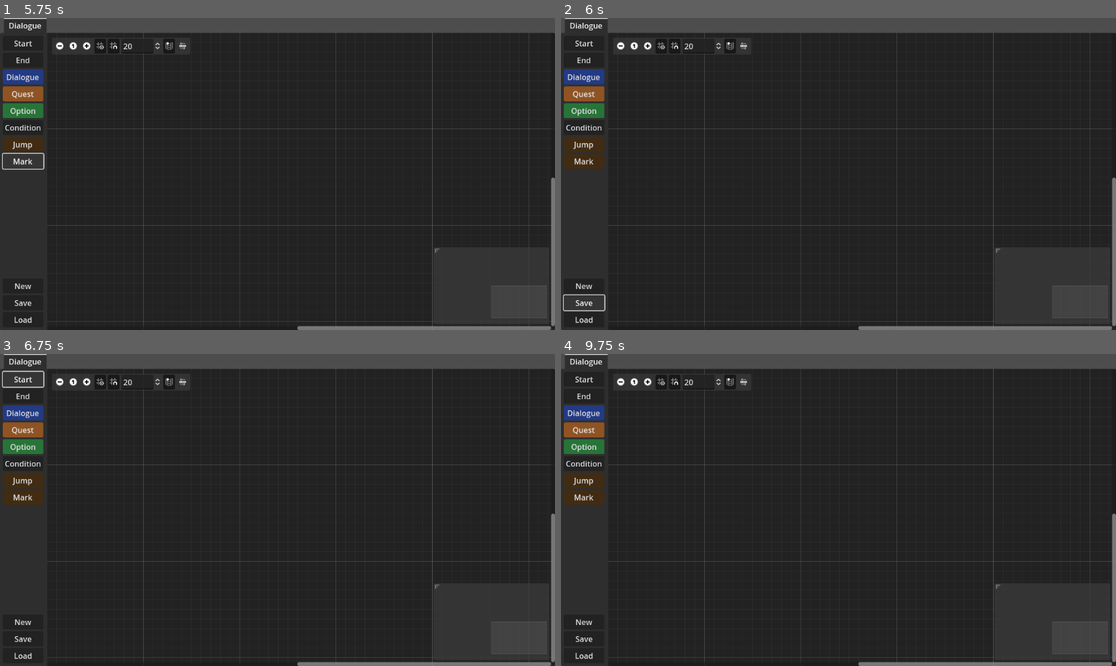
Above: before the commit, frames 1-4 (two rows, left to right).
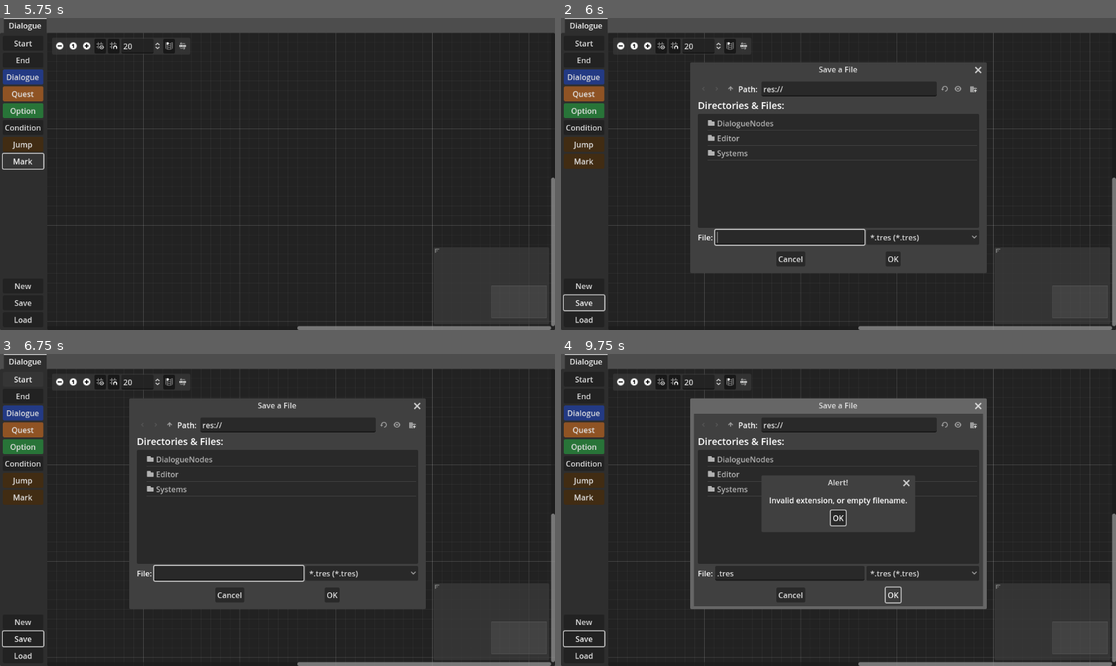
Above: after the commit, the same moments.

Repository: Zokerus/3DRPG_Editor
Game: Godot game, scene res://main.tscn
Two runs of this game, one before a commit and one after it. Both use one fixed random seed, a clock stepped at 60 frames per second and the inputs below.
Inputs (mouse positions are in pixels of both pictures, inside the frame that each line leads up to):
- Up to frame 1 (5.75 s): click "End" at 0.5 s; click "Dialogue" at 1.25 s; click "Quest" at 2 s; click "Option" at 2.75 s; click "Condition" at 3.5 s; click "Jump" at 4.25 s; click "Mark" at 5 s
- Up to frame 2 (6 s): click "Save" at 5.75 s
- Up to frame 3 (6.75 s): click "Start" at 6.5 s
- Up to frame 4 (9.75 s): click "Start" at 7.25 s; click "New" at 8 s; click "New" at 8.75 s; click (894, 594) at 9.5 s, where only the run after the commit has a clickable "OK"

Frame 1 is identical in both runs. In frame 2, 13% of the frame differs, in the area x 23-77%, y 14-82%; in frame 3, 13%; in frame 4, 18%, in the area x 0-77%, y 14-94%.
Error before the commit: Invalid access to property or key 'close_request' on a base object of type 'GraphNode (GNode)'. (res://Editor/DialogueScript.gd:29)
Error after the commit: Invalid access to property or key 'close_request' on a base object of type 'GraphNode (GNode)'. (res://Editor/DialogueScript.gd:30)

Commit message:
Added file dialogue resource
- added comments
- added save dialogue data to resource and file
- added relative offset to initial position of graph nodes

Diff:
--- a/Editor/DialogueScript.gd
+++ b/Editor/DialogueScript.gd
@@ -15,35 +15,99 @@
 "Start" : preload("res://DialogueNodes/StartNode.tscn") }
 
 var dialogue : Dialogue
-var node_index : int
 
+## GraphNodes pressed event connected to one generic method with one parameter (button name)
 func _ready():
 	for button in get_tree().get_nodes_in_group("NodeButtons"):
 		button.connect("pressed",  Callable(self, "_on_node_buttons_pressed").bind(button.name))
 
+##Add graph node to the editor based on the button name
 func _on_node_buttons_pressed(button_name : String):
-	add_node_to_graph(graph_nodes[button_name].instantiate(), Vector2(100,100))
+	add_node_to_graph(graph_nodes[button_name].instantiate(), graph_edit.scroll_offset + Vector2(100,100))
 
 func add_node_to_graph(node : GraphNode, offset : Vector2, name_overwrite : bool = true):
-	node.position_offset = offset
-	node.close_request.connect(_on_node_close_request.bind(node))
+	node.position_offset = offset	## position offset of the initialize position, so the nodes is not create in the left upper corner
+	node.close_request.connect(_on_node_close_request.bind(node))	##
 	if name_overwrite:
-		node.name = node.name + str(node_index)
+		node.name = node.name + str(get_tree().get_nodes_in_group(node.get_groups()[0]).size()) ##rename the graph node based on the former node name and the number of existing nodes of that type, to create unique names
 	graph_edit.add_child(node)
-	node_index = node_index + 1
 
+## delete/close the given node
 func _on_node_close_request(node : GraphNode):
+	##delete all connections the node has
 	for connection in graph_edit.get_connection_list():
 		if connection["from"] == node.name || connection["to"] == node.name:
 			graph_edit.disconnect_node(connection["from"], connection["from_port"], connection["to"], connection["to_port"])
 	node.queue_free()
 
+## delete alle node in the given array
 func _on_graph_edit_delete_nodes_request(nodes):
 	for node in nodes:
 		_on_node_close_request(node)
 
+## connect the nodes based on the parameter
 func _on_graph_edit_disconnection_request(from_node, from_port, to_node, to_port):
 	graph_edit.disconnect_node(from_node, from_port, to_node, to_port)
 
+## disconnect the nodes based on the parameter
 func _on_graph_edit_connection_request(from_node, from_port, to_node, to_port):
 	graph_edit.connect_node(from_node, from_port, to_node, to_port)
+
+## delete all nodes and clear the dialogue for clean working area
+func _on_new_pressed():
+	dialogue = Dialogue.new()
+	_on_graph_edit_delete_nodes_request(graph_edit.get_children())
+
+## save the created graph/dialogue
+func _on_save_pressed():
+	file_dialog.file_mode = file_dialog.FILE_MODE_SAVE_FILE
+	file_dialog.access = file_dialog.ACCESS_RESOURCES
+	file_dialog.popup_centered()
+
+func _on_file_dialog_file_selected(path):
+	if file_dialog.file_mode == file_dialog.FILE_MODE_SAVE_FILE:	## Save a file
+		save_data(path)
+	else:	## Load a file
+		pass
+
+func save_data(file_path : String):
+	if !dialogue:
+		dialogue = Dialogue.new()
+	dialogue.data.clear()
+
+	for node in graph_edit.get_children():
+		#Node Creation
+		var dialog_node = {}
+		dialog_node["id"] = node.name
+		dialog_node["type"] = node.title
+
+		#Node Text
+		dialog_node["text"] = (node.find_child("TextEdit").text).split("\n")
+
+		#Visual Offset, only for GraphEdit
+		dialog_node["offset_x"] = node.position_offset.x
+		dialog_node["offset_y"] = node.position_offset.y
+
+		#Connections
+		dialog_node["go_to"] = []
+		for connection in graph_edit.get_connection_list():
+			if connection["from"] == node.name:
+				dialog_node["go_to"].append([connection["from_port"], connection["to"], connection["to_port"]])
+
+		## Character, that is speaking that part (NPC or Player(hero))
+		if node.title == "Dialogue" || node.title == "Option" || node.title == "Quest":
+			dialog_node["character"] = node.find_child("OptionButton").get_selected_id()
+
+		## Mark for jumping points
+		if node.title == "Mark":
+			dialog_node["id"] = node.title + "Node" + str(node.find_child("TextEdit").text)
+
+		## Pointer towards a quest, TODO: needs need adaption to quest system
+		if node.title == "Quest":
+			dialog_node["quest_id"] = node.find_child("QuestID").text
+
+	# store data in dialogue resource
+		dialogue.data[dialog_node["id"]] = dialog_node
+
+	if file_path != "":
+		ResourceSaver.save(dialogue, file_path) ## save data on disk
--- a/main.tscn
+++ b/main.tscn
@@ -61,7 +61,7 @@
 theme_type_variation = &"QuestButton"
 text = "Quest"
 
-[node name="Option" type="Button" parent="TabContainer/Dialogue/MarginContainer/VBoxContainer/Nodes" groups=["NodeButtons"]]
+[node name="Options" type="Button" parent="TabContainer/Dialogue/MarginContainer/VBoxContainer/Nodes" groups=["NodeButtons"]]
 layout_mode = 2
 theme = ExtResource("1_efubc")
 theme_type_variation = &"OptionsButton"
@@ -103,10 +103,17 @@
 [node name="GraphEdit" type="GraphEdit" parent="TabContainer/Dialogue"]
 layout_mode = 2
 size_flags_horizontal = 3
+right_disconnects = true
 scroll_offset = Vector2(-10, 0)
 
 [node name="FileDialog" type="FileDialog" parent="TabContainer/Dialogue"]
+size = Vector2i(600, 400)
+root_subfolder = "Data"
+filters = PackedStringArray("*.tres")
 
+[connection signal="pressed" from="TabContainer/Dialogue/MarginContainer/VBoxContainer/Menu/New" to="TabContainer/Dialogue" method="_on_new_pressed"]
+[connection signal="pressed" from="TabContainer/Dialogue/MarginContainer/VBoxContainer/Menu/Save" to="TabContainer/Dialogue" method="_on_save_pressed"]
 [connection signal="connection_request" from="TabContainer/Dialogue/GraphEdit" to="TabContainer/Dialogue" method="_on_graph_edit_connection_request"]
 [connection signal="delete_nodes_request" from="TabContainer/Dialogue/GraphEdit" to="TabContainer/Dialogue" method="_on_graph_edit_delete_nodes_request"]
 [connection signal="disconnection_request" from="TabContainer/Dialogue/GraphEdit" to="TabContainer/Dialogue" method="_on_graph_edit_disconnection_request"]
+[connection signal="file_selected" from="TabContainer/Dialogue/FileDialog" to="TabContainer/Dialogue" method="_on_file_dialog_file_selected"]
